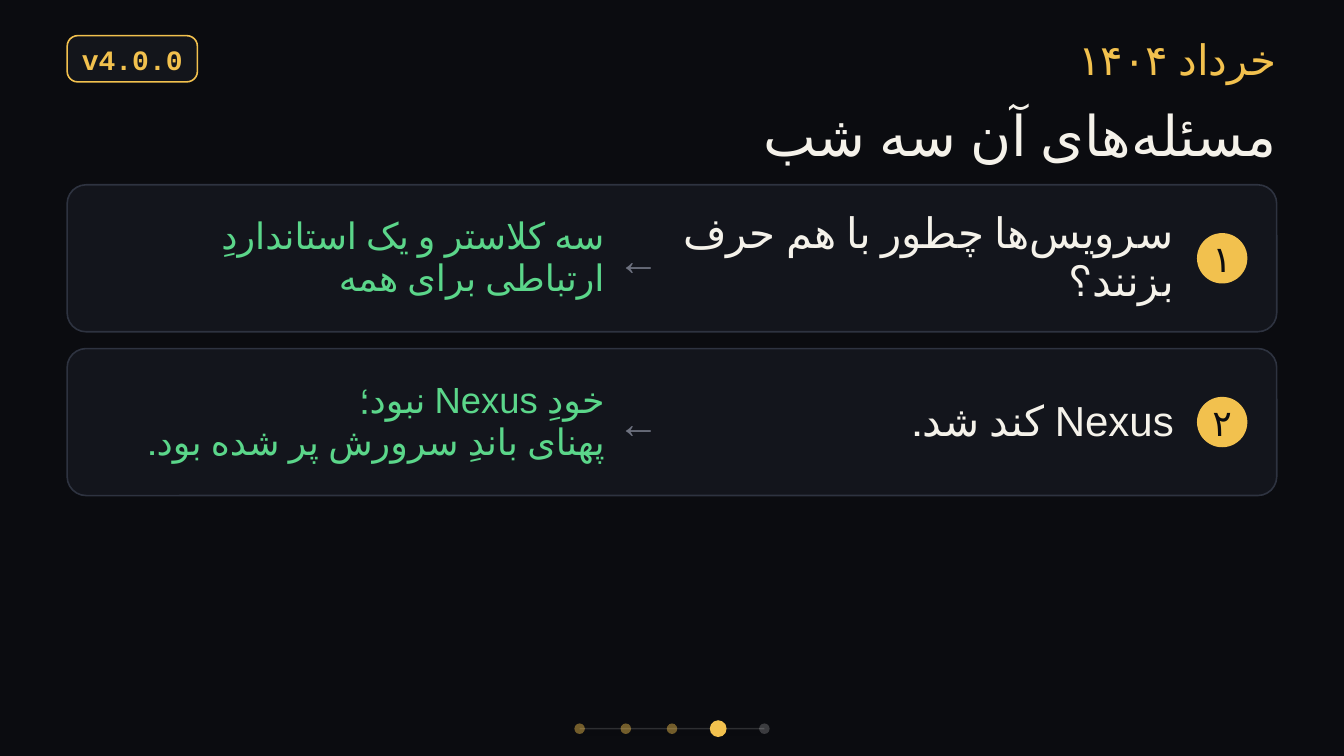
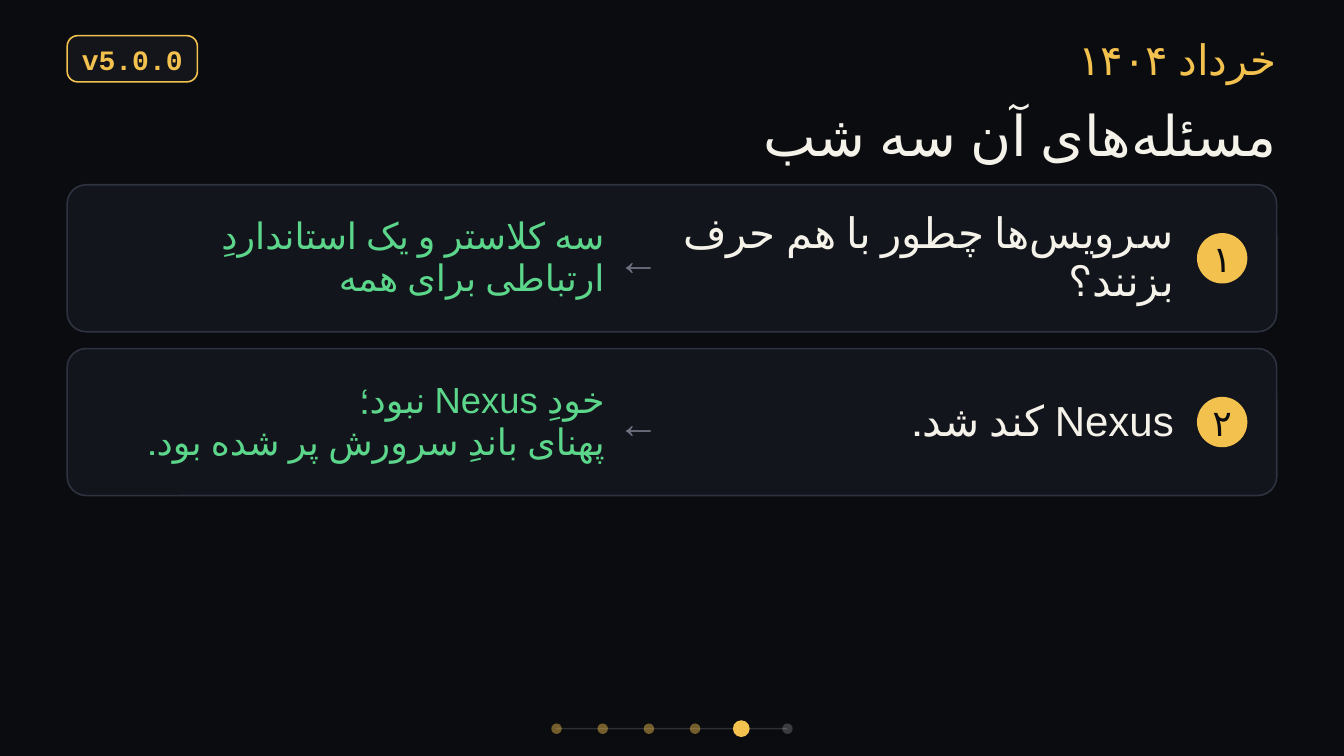
Before and after one commit to aliamani66/eraealiamani, a slide deck: slide 52 of new/BreakingChanges.pptx (slide 44 before the commit). Drawn at 1344x756 pixels with LibreOffice and Linux fonts; fonts in the diff are those of the drawing; background and template pictures are left out. Boxes give left, top, right and bottom in pixels: in the first picture for what was removed or moved away, otherwise in the second. Text is boxed around its words. In the diff, an @@ line names an element or a change of style, - is before the commit and + after.

```diff
--- a/new/BreakingChanges.pptx
+++ b/new/BreakingChanges.pptx
@@ text at (82, 51, 183, 71): text changed @@
-v4.0.0
+v5.0.0
@@ ellipse: place and size @@
-ellipse at (575, 724, 585, 734)
+ellipse at (552, 724, 562, 734)
@@ line moved from (580, 729) - (764, 729) to (557, 729) - (787, 729) @@
@@ ellipse: place and size @@
-ellipse at (621, 724, 631, 734)
+ellipse at (598, 724, 608, 734)
@@ ellipse: place and size @@
-ellipse at (666, 724, 677, 734)
+ellipse at (644, 724, 654, 734)
@@ ellipse added at (690, 724, 700, 734), fill #F2C14E at 45% opacity @@
@@ ellipse: place and size @@
-ellipse at (710, 721, 727, 738)
+ellipse at (733, 721, 750, 738)
@@ ellipse: place and size @@
-ellipse at (759, 724, 769, 734)
+ellipse at (782, 724, 792, 734)
```
Also in this commit, not shown: 50 other slides changed, 16 slides added, 1 slide removed, 9 other files.
